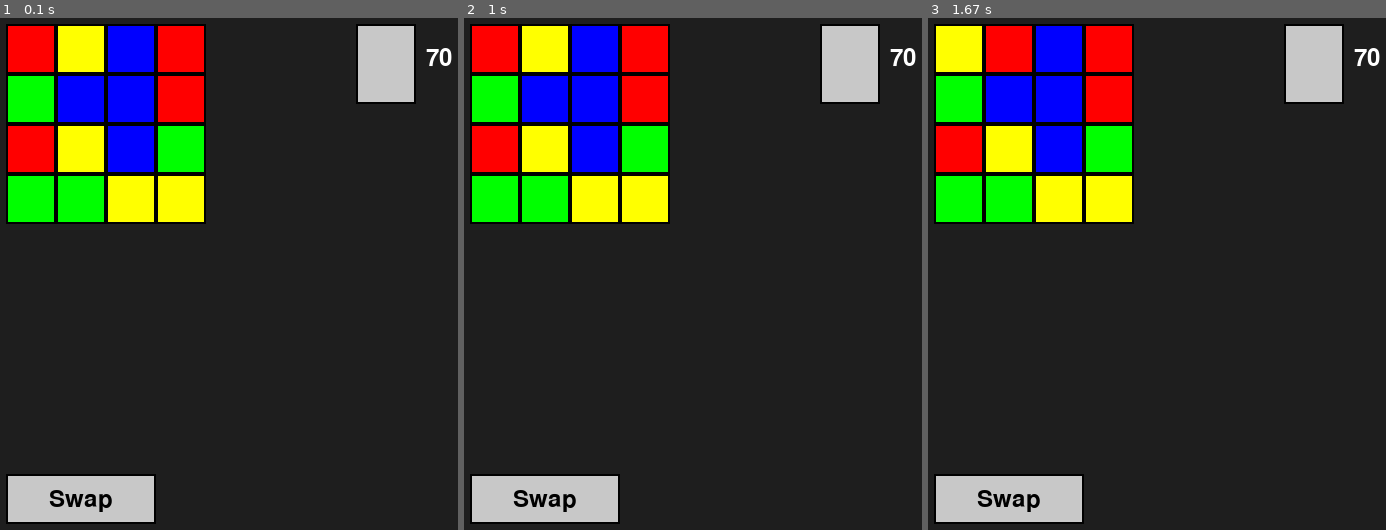
Above: before the commit, frames 1-3 (left to right).
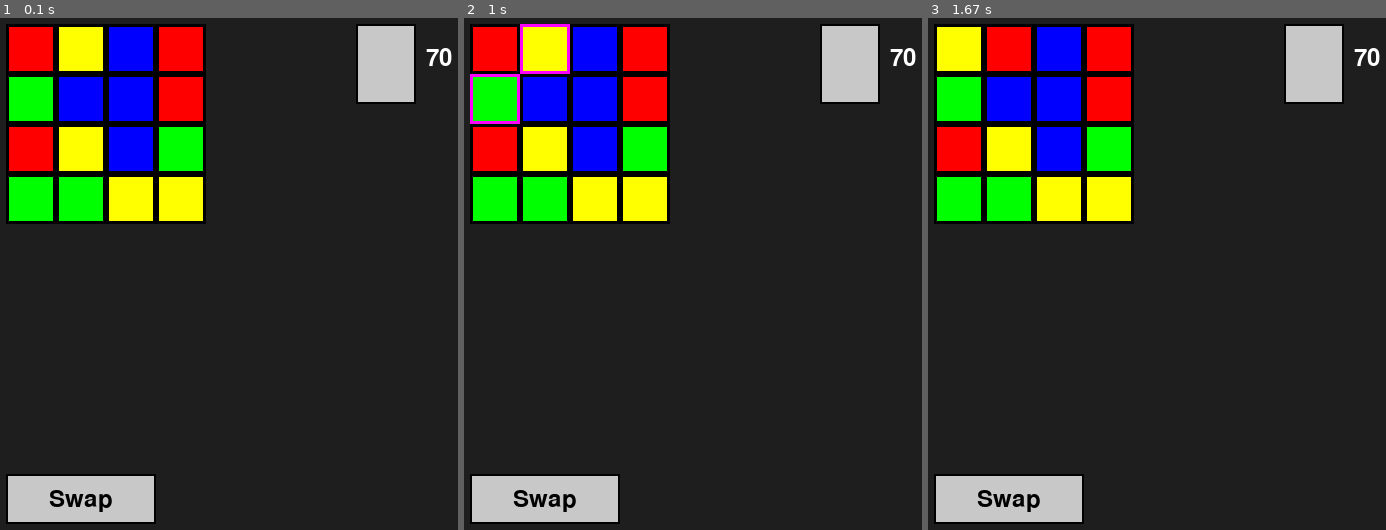
Above: after the commit, the same moments.

Repository: tillschutze/matcher
Game: pygame game, started from main.py
Same seed, same stepped clock (60 frames per second), same inputs: the game is played once before the commit and once after it.
Inputs (mouse positions are in pixels of both pictures, inside the frame that each line leads up to):
- Up to frame 1 (0.1 s): no input
- Up to frame 2 (1 s): click "Swap" at 0.38 s; click (496, 48) at 0.72 s
- Up to frame 3 (1.67 s): click (1010, 48) at 1.05 s

The runs differ from the first frame. In frame 1, 1.2% of the frame differs, in the area x 1-45%, y 1-40%; in frame 2, 1.6%; in frame 3, 1.2%.

Commit message:
highlight cells aloud for swapping, add new cell classes

Diff:
--- a/classes/Board.py
+++ b/classes/Board.py
@@ -1,5 +1,5 @@
 from classes.Colors import Color, COLOR_NAMES, color_to_rgb
-from classes.Cell import Cell
+from classes.Cell import MainBoardCell
 import random
 import numpy as np
 import pygame
@@ -13,7 +13,7 @@
         self.cols = dimension
         self.origin = origin
         self.cell_size = cell_size
-        self.cells: List[Cell] = []
+        self.cells: List[MainBoardCell] = []
         self.create_main_board()
 
     def create_main_board(self):
@@ -42,21 +42,23 @@
                 )
                 cell_color_enum = Color(self.board[row][col])
                 cell_color = color_to_rgb[cell_color_enum]
-                cell = Cell(cell_rect, cell_color, row, col)
+                cell = MainBoardCell(cell_rect, cell_color, row, col)
                 self.cells.append(cell)
 
 
     def draw_board(self, screen):
         for cell in self.cells:
             pygame.draw.rect(screen, cell.color, cell.rect)
-            pygame.draw.rect(screen, (0, 0, 0), cell.rect, 2)
+            pygame.draw.rect(screen, cell.highlight_color, cell.rect, 3)
 
-    def find_clicked_cell(self, pos) -> Optional[Cell]:
+    def find_clicked_cell(self, pos) -> Optional[MainBoardCell]:
         for cell in self.cells:
             if cell.rect.collidepoint(pos):
                 return cell
         return None
 
+    def toggle_highlight(self, screen, cell: MainBoardCell, highlight: bool):
+        cell.highlight_color = (255, 0, 255) if highlight else (0, 0, 0)
 
     def __repr__(self):
         board_str = "Main Board:\n"
--- a/classes/Card.py
+++ b/classes/Card.py
@@ -2,11 +2,13 @@
 from typing import List
 
 class Card:
-    def __init__(self, pattern: List[List[Color]],  points: int = 2, orientation: str = "base", isFaceUp: bool = False):
+    def __init__(self, pattern: List[List[Color]],  points: int = 2, orientation: str = "base", isFaceUp: bool = False, width: int = 60, height: int = 80):
         self.pattern = pattern
         self.isFaceUp = isFaceUp
         self.points = points
         self.orientation = orientation
+        self.width = width
+        self.height = height
 
     def __repr__(self):
         return f"Card(pattern={COLOR_NAMES[self.pattern[0][0]], COLOR_NAMES[self.pattern[0][1]], COLOR_NAMES[self.pattern[1][0]], COLOR_NAMES[self.pattern[1][1]]}, isFaceUp={self.isFaceUp})"
--- a/classes/Cell.py
+++ b/classes/Cell.py
@@ -1,12 +1,25 @@
 import pygame
+from classes.Card import Card
 
 
 class Cell:
-    def __init__(self, rect: pygame.Rect, color, row, col):
+    def __init__(self, rect: pygame.Rect, row, col):
         self.rect: pygame.rect = rect
-        self.color = color
         self.row = row
         self.col = col
 
     def __repr__(self):
-        return f"Cell(rect={self.rect.x},{self.rect.y}, color={self.color})"
+        return f"Cell(rect={self.rect.x},{self.rect.y})"
+
+class MainBoardCell(Cell):
+    def __init__(self, rect, color, row, col):
+        super().__init__(rect, row, col)
+        self.color = color
+        self.highlight_color = (0, 0, 0)
+
+class  PlayerBoardCell(Cell):
+    def __init__(self, rect, row, col, action, card: Card, strength: int):
+        super().__init__(rect, row, col)
+        self.card = card
+        self.action = action
+        self.strength = strength
--- a/classes/Deck.py
+++ b/classes/Deck.py
@@ -4,7 +4,7 @@
 import random
 
 class Deck:
-    def __init__(self, colors: List[Color]):
+    def __init__(self, colors: List[Color], origin=(50, 50)):
         self.colors = colors
         self.cards: List[Card] = self.create_deck()
         self.shuffle()
--- a/classes/Game.py
+++ b/classes/Game.py
@@ -22,7 +22,7 @@
         self.is_swapping = True
         self.swapState = None
 
-    def handle_swap(self, clicked_cell: Cell):
+    def handle_swap(self, clicked_cell: Cell, screen):
         if self.swapState is None:
             # First click: choose the source cell.
             self.swapState = {"source": clicked_cell, "adjacent": []}
@@ -33,8 +33,8 @@
                 # Check if the cell is directly to the left/right or above/below.
                 if (cell.row == clicked_cell.row and abs(cell.col - clicked_cell.col) == 1) or (cell.col == clicked_cell.col and abs(cell.row - clicked_cell.row) == 1):
                     self.swapState["adjacent"].append(cell)
-                print(f"Source cell selected at ({clicked_cell.row}, {clicked_cell.col}). "
-                    f"Highlighting {len(self.swapState['adjacent'])} adjacent cells.")
+                    self.board.toggle_highlight(screen, cell, True)
+
         else:
             # Second click: if clicked cell is one of the highlighted adjacent cells, perform the swap.
             if clicked_cell in self.swapState["adjacent"]:
@@ -43,6 +43,8 @@
                 # Swap their values.
                 source.color, target.color = target.color, source.color
                 print(f"Swapped cell at ({source.row}, {source.col}) with cell at ({target.row}, {target.col}).")
+                for cell in self.swapState["adjacent"]:
+                    self.board.toggle_highlight(screen, cell, False)
             else:
                 print("Invalid target cell. Swap cancelled.")
             # Reset swap mode regardless of whether swap was successful.
--- a/main.py
+++ b/main.py
@@ -34,17 +34,13 @@
                 if clicked_cell is  None:
                     continue
                 else:
-                    game.handle_swap(clicked_cell)
-
-
-
+                    game.handle_swap(clicked_cell, screen)
 
 
         # Clear the screen.
         screen.fill((30, 30, 30))  # A dark background.
         # --- Draw the Main Board ---
         game.draw(screen)
-
         # --- Draw the Deck ---
         # We'll display a single "card back" rectangle representing the deck,
         # along with the number of cards remaining.
